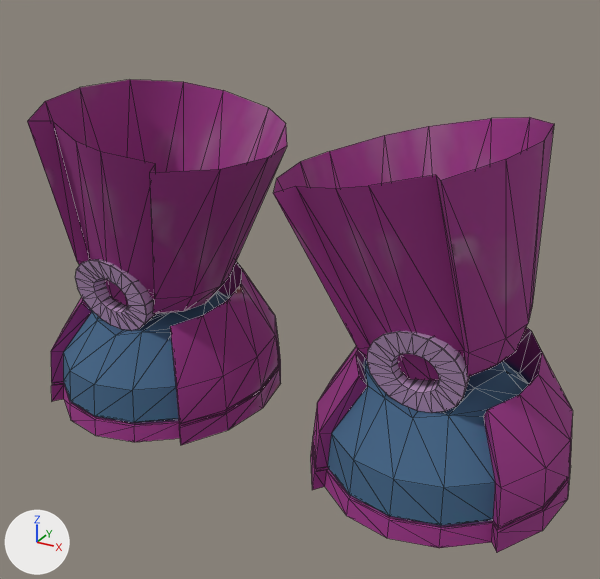
The glTF model public/3d/basic/C-45.glb as it was, and as the next commit left it.
Before and after are seen from a camera (50 mm lens) standing at (0.847, -1.404, 1.099) and looking at (0.029, 0.084, 0.355). The axes (+X, +Y, +Z) are drawn at lower left. The lights are the same throughout. Mesh edges are drawn as thin lines. Vertices at the same position are counted once.

In view in the first picture: 'C-45'.
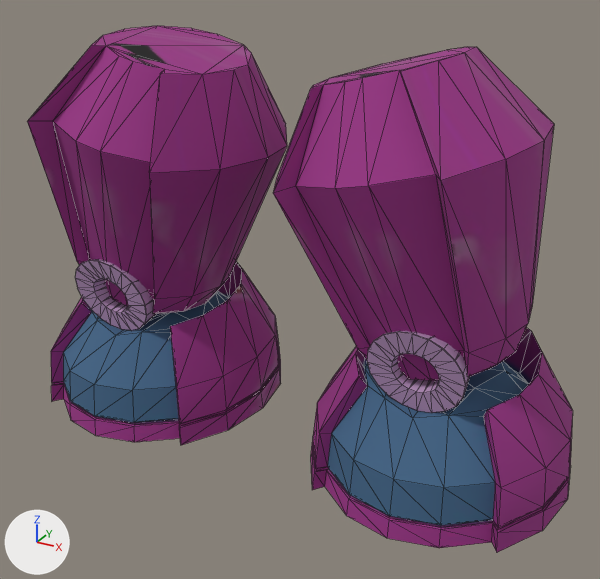
The change, as a diff of the scene's bpy script:
```diff
--- a/public/3d/basic/C-45.glb.py
+++ b/public/3d/basic/C-45.glb.py
@@ me_cylinder_001 @@
 # used by ob_c_45; location = (0.0, 0.0, 0.0)
-me_cylinder_001.from_pydata(...)  # 752 vertices, 1416 faces; spans x -0.653..0.653, y -0.207..0.435, z -0.001..0.756
+me_cylinder_001.from_pydata(...)  # 784 vertices, 1508 faces; spans x -0.653..0.653, y -0.207..0.435, z -0.001..0.894
+# me_cylinder_001 part 1
+# 32 vertices are added at x -0.378..0.378, y -0.12..0.242, z 0.827..0.894
+# 92 new faces join them
 me_cylinder_001.materials.append(mat_c_45)
```

What differs and where, as boxes [x1, y1, x2, y2] in the pictures (600 x 579 px):
'C-45', reshaped (11% taller): before [27, 80, 573, 552]; after [27, 26, 573, 552]
part 1 of me_cylinder_001, added (purple): after [27, 26, 554, 193]
